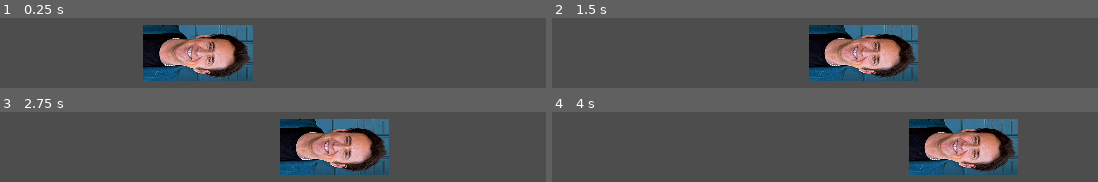
Above: before the commit, frames 1-4 (two rows, left to right).
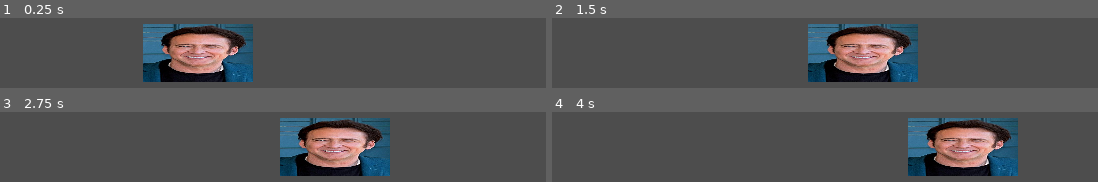
Above: after the commit, the same moments.

Repository: Radoido/brik-out
Game: Godot game, scene res://window.tscn
The game is run twice, just before and just after one commit, with the same random seed, the same clock (stepped at 60 frames per second) and the same inputs.
Inputs:
- Up to frame 1 (0.25 s): no input
- Up to frame 2 (1.5 s): tap Enter at 0.5 s; hold Right (movePlayerBlockRight) 0.53-1.28 s; hold Left (movePlayerBlockLeft) from 1.28 s (still down)
- Up to frame 3 (2.75 s): release Left (movePlayerBlockLeft) at 2.03 s; hold Right (movePlayerBlockRight) from 2.03 s (still down)
- Up to frame 4 (4 s): release Right (movePlayerBlockRight) at 3.53 s; hold Left (movePlayerBlockLeft) from 3.53 s (still down)

The runs differ from the first frame. In frame 1, 14% of the frame differs, in the area x 26-47%, y 8-92%; in frame 2, 14%; in frame 3, 14%, in the area x 51-72%, y 8-92%; in frame 4, 14%.

Commit message:
testing animation

Diff:
--- a/player/scenes/player_block.tscn
+++ b/player/scenes/player_block.tscn
@@ -16,7 +16,8 @@
 one_way_collision_margin = 0.0
 
 [node name="player2DSprite" type="Sprite2D" parent="."]
-position = Vector2(-7.62939e-06, -9.29832e-06)
-rotation = 1.5708
-scale = Vector2(0.225554, 0.283583)
+position = Vector2(-0.0485499, 0.0671371)
+scale = Vector2(0.440389, 0.149911)
 texture = ExtResource("1_5o5gp")
+
+[node name="playerAnimation" type="AnimationPlayer" parent="."]
--- a/player/scripts/player_block.gd
+++ b/player/scripts/player_block.gd
@@ -1,6 +1,8 @@
 class_name player extends CharacterBody2D
 
+
 var acceleration : float = 200.0
+var direction : Vector2 = Vector2.ZERO
 
 
 
@@ -9,7 +11,6 @@
 
 	# Called frame per frame
 func _process(delta: float) -> void:
-	var direction : Vector2 = Vector2.ZERO
 
 	direction.x = Input.get_action_strength("movePlayerBlockRight") - Input.get_action_strength("movePlayerBlockLeft")
 
Not shown, changed: player/sprites/playerBlock/nicolas.jpg.import
